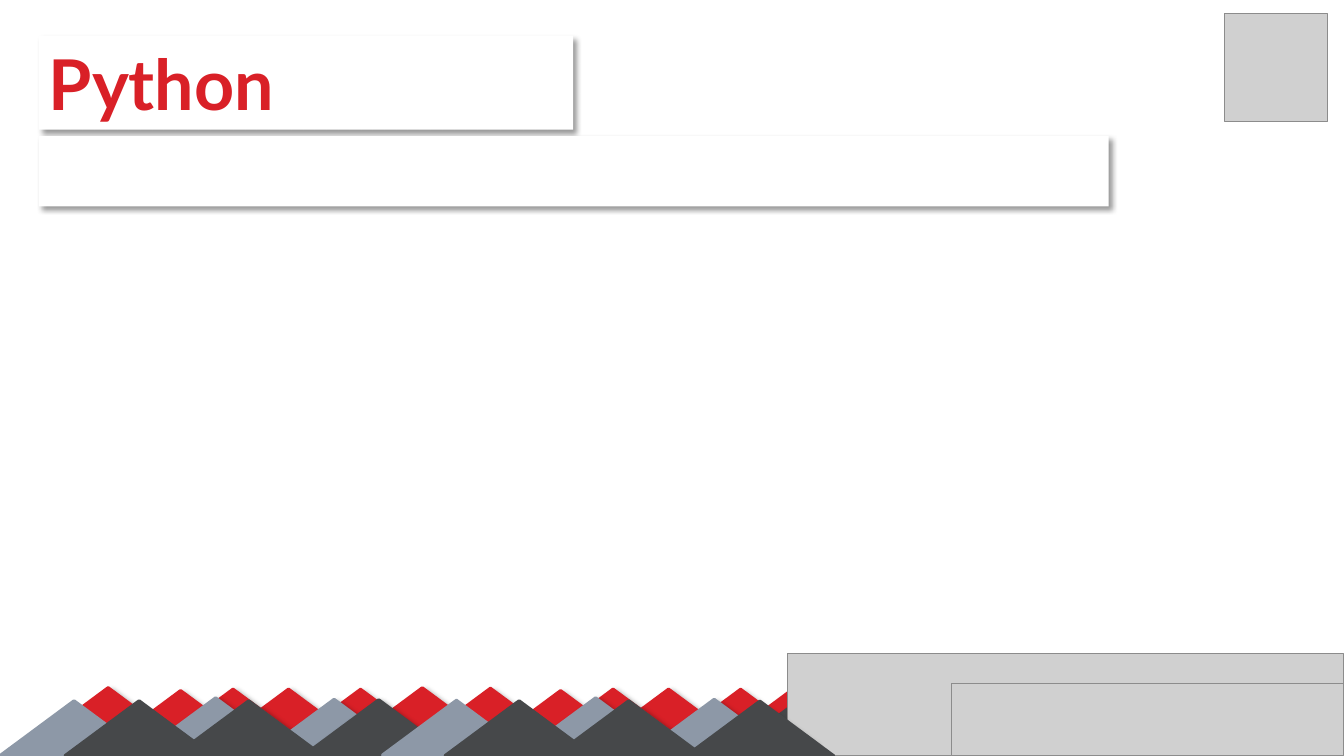
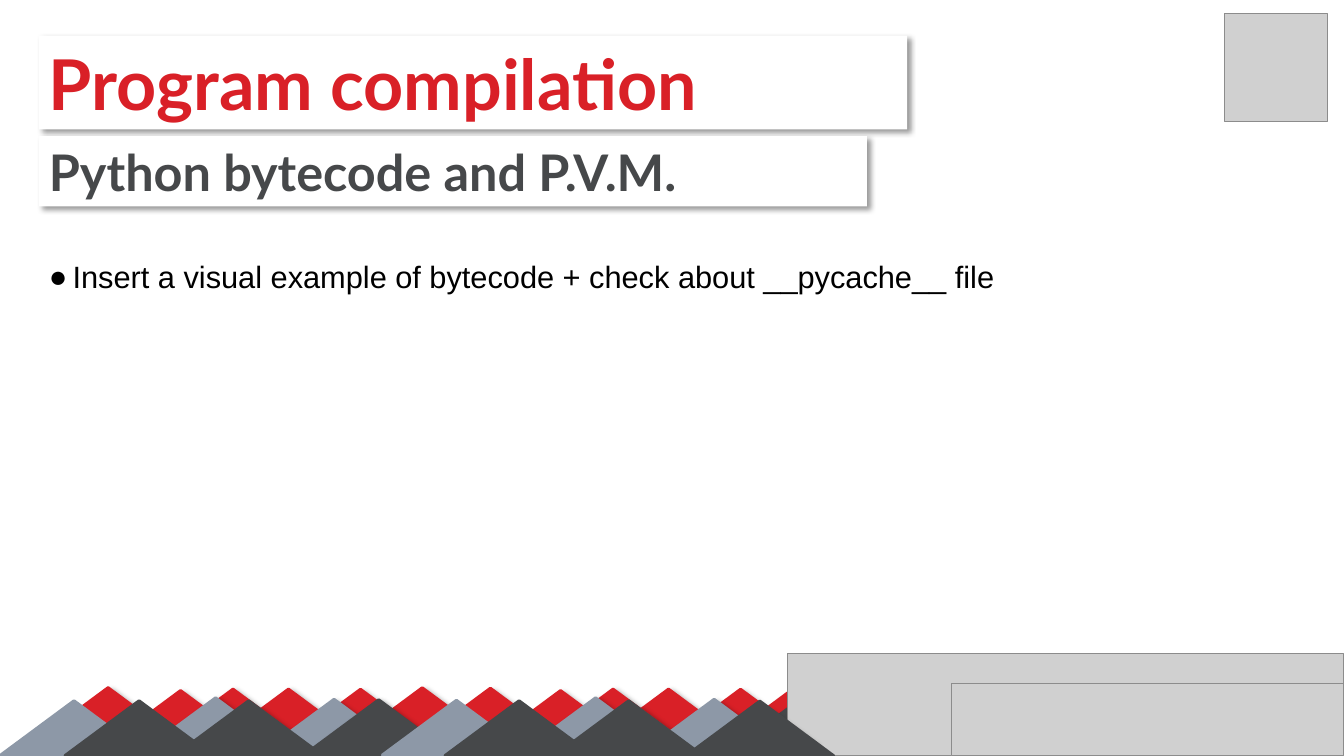
Before and after one commit to SalmaGira/machine-learning-workshop-Kvector, a slide deck: slide 5 of Sessions/Session 1/python-omar/python.pptx. Drawn at 1344x756 pixels with LibreOffice and Linux fonts; fonts in the diff are those of the drawing; grey boxes stand for pictures. Boxes give left, top, right and bottom in pixels: in the first picture for what was removed or moved away, otherwise in the second. Text is boxed around its words. In the diff, an @@ line names an element or a change of style, - is before the commit and + after.

Commit message:
a modification on the pptx and a python3 useful png added

```diff
--- a/Sessions/Session 1/python-omar/python.pptx
+++ b/Sessions/Session 1/python-omar/python.pptx
@@ rectangle removed at [39,35,574,129] @@
-Python
@@ rectangle added at [39,35,907,129], fill #FFFFFF, 50 pt, text #D92027, bold @@
+Program compilation
@@ rectangle removed at [39,136,1109,207] @@
@@ rectangle added at [39,136,867,207], fill #FFFFFF, 36 pt, text #46484A, bold @@
+Python bytecode and P.V.M.
@@ text added at [73,265,994,294], 22 pt, text #000000 @@
+● Insert a visual example of bytecode + check about __pycache__ file
```
Also in this commit, not shown: 2 other slides changed, 5 slides added, 2 slides removed, 1 other file.
